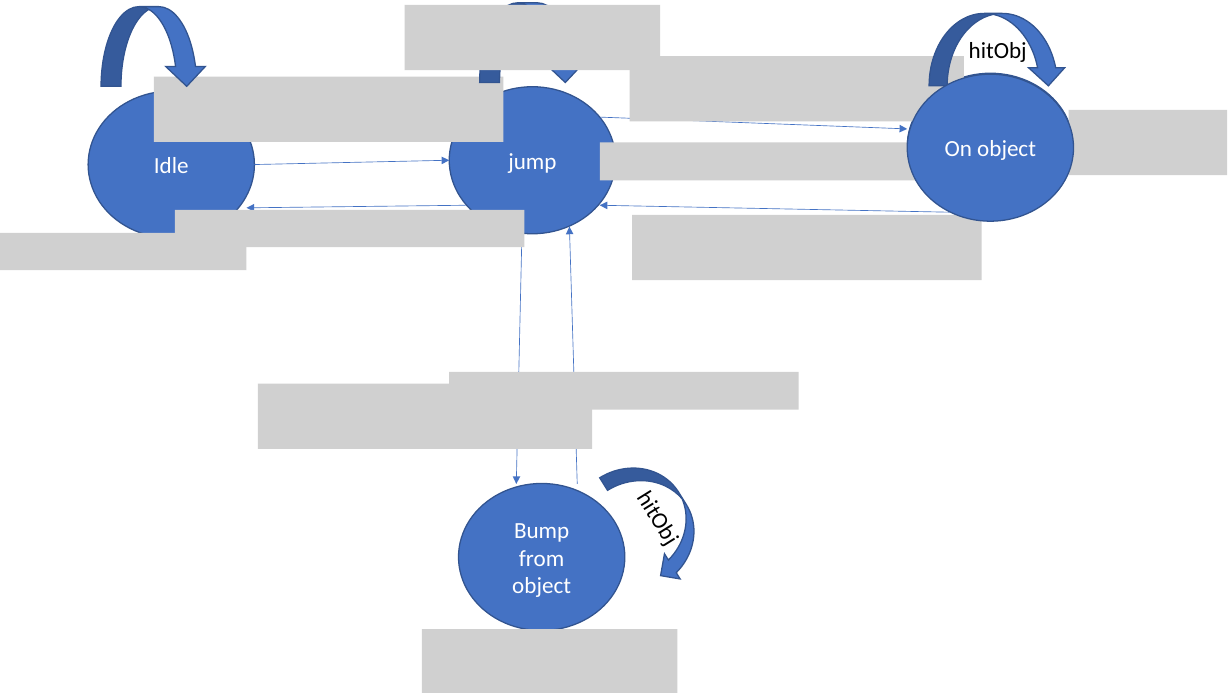
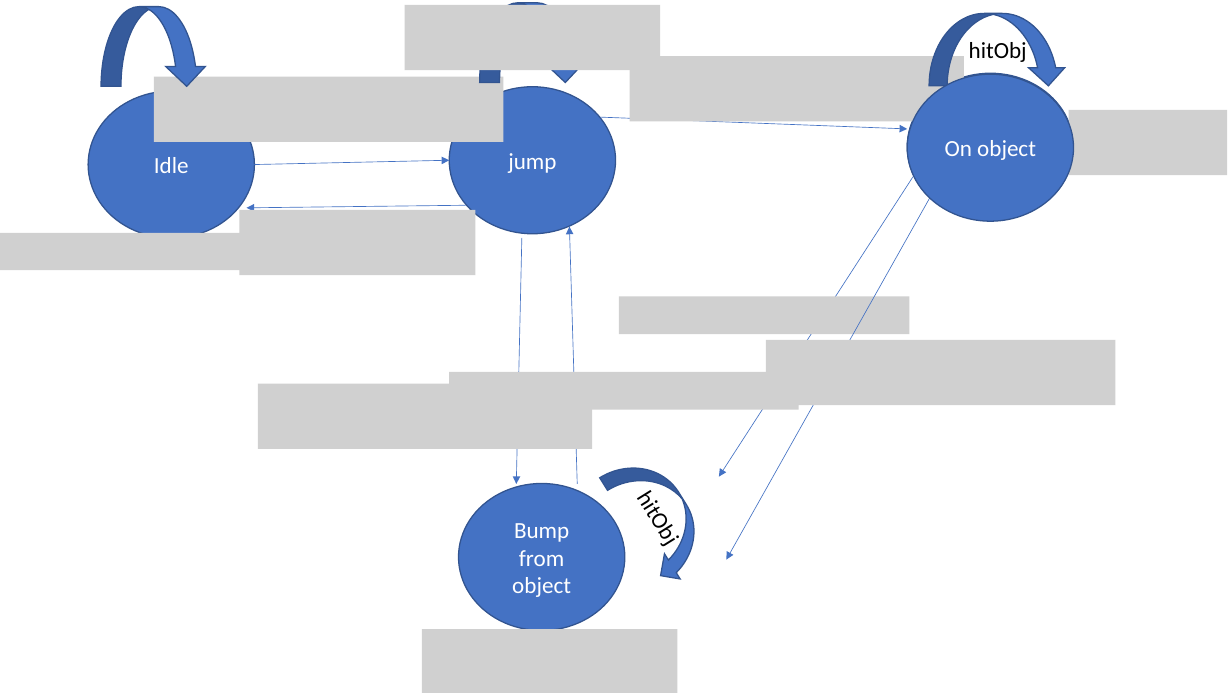
Before and after one commit to itraviv/VHDL_mario, a slide deck: slide 2 of Documentation/BombSM.pptx. Drawn at 1232x693 pixels with LibreOffice and Linux fonts; fonts in the diff are those of the drawing; grey boxes stand for pictures. Boxes give left, top, right and bottom in pixels: in the first picture for what was removed or moved away, otherwise in the second. Text is boxed around its words. In the diff, an @@ line names an element or a change of style, - is before the commit and + after.

```diff
--- a/Documentation/BombSM.pptx
+++ b/Documentation/BombSM.pptx
@@ picture removed at bbox=[600, 142, 949, 180] @@
@@ arrow added from (913, 177) to (719, 477), #4472C4 0.5 pt @@
@@ arrow moved from (950, 213) - (600, 205) to (932, 195) - (726, 560) @@
@@ picture: place and size @@
-picture at bbox=[175, 210, 524, 247]
+picture at bbox=[239, 210, 475, 275]
@@ picture removed at bbox=[632, 215, 982, 281] @@
@@ picture added at bbox=[619, 297, 909, 335] @@
@@ picture added at bbox=[766, 340, 1116, 406] @@
```
Also in this commit, not shown: 1 other slide changed, 1 other file.
